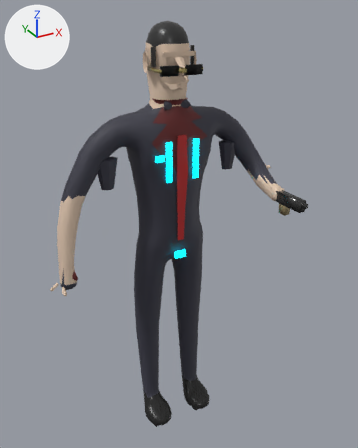
The glTF model client/characters/oyabaun_player.glb as it was, and as the next commit left it.
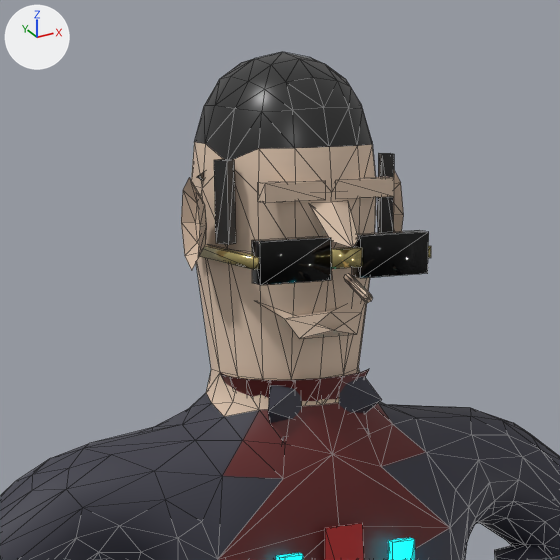
The first picture shows the older version from a 50 mm lens placed at (-0.922, -1.767, 1.881), pointed at (-0.021, -0.128, 1.061). The close-ups show the older and then the newer version on the part from 28% to 65% of the width and 2% to 32% of the height of that picture. Only the edits that show in the close-ups are written down. The lights are fixed; the arrows at upper left show +X, +Y and +Z. The close-ups show mesh edges as thin lines. Vertices at exactly the same position are counted once.

Names of what the first close-up shows: 'BossCharacter'.
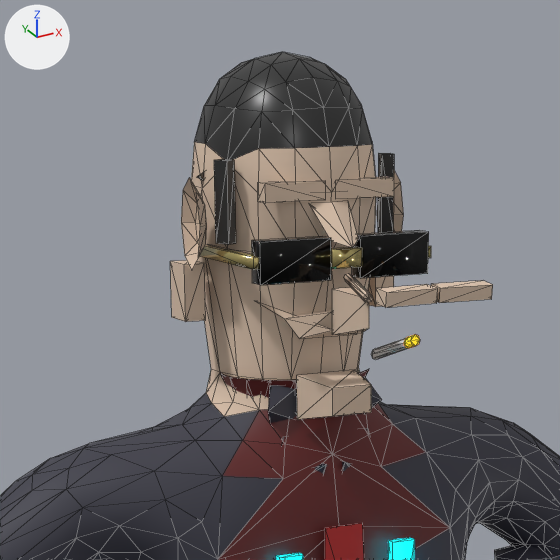
What differs and where, as boxes (x1, y1, x2, y2) in the close-ups (560 x 560 px):
part 1 of me_bosscharacter, added (beige)
    after: (170, 260, 205, 322)
part 2 of me_bosscharacter, added
    after: (368, 276, 394, 307)
part 3 of me_bosscharacter, added (beige)
    after: (375, 284, 438, 307)
part 4 of me_bosscharacter, added (beige)
    after: (431, 281, 493, 303)
part 5 of me_bosscharacter, added
    after: (371, 334, 420, 359)
part 6 of me_bosscharacter, added
    after: (297, 287, 371, 474)

Diff of the bpy script that builds the scene:
```diff
--- a/client/characters/oyabaun_player.glb.py
+++ b/client/characters/oyabaun_player.glb.py
@@ mat_boss_cigarette @@
+mat_boss_cigarette = principled_material('Boss_Cigarette')
+mat_boss_cigarette.base_color = (0.75, 0.75, 0.75)  # light grey #e1e1e1
@@ mat_boss_cigarettetip @@
+mat_boss_cigarettetip = principled_material('Boss_CigaretteTip')
+mat_boss_cigarettetip.base_color = (1.0, 0.4, 0.05)  # orange #ffaa3f
+mat_boss_cigarettetip.emission_color = (1.0, 0.3, 0.0)  # orange #ff9500
+mat_boss_cigarettetip.emission_strength = 2.0
@@ me_bosscharacter @@
 # used by ob_bosscharacter; location = (0.0, 0.0, 0.0)
-me_bosscharacter.from_pydata(...)  # 1761 vertices, 3106 faces; spans x -0.56..0.46, y -0.48..0.11, z 0.0..1.83
+me_bosscharacter.from_pydata(...)  # 1863 vertices, 3278 faces; spans x -0.56..0.46, y -0.48..0.11, z 0.0..1.83
+# me_bosscharacter part 1: a new loose piece, a box spanning x -0.11..-0.09, y -0.015..0.015, z 1.605..1.655, in mat_boss_skin (beige #ddc4ad)
+# me_bosscharacter part 2: a new loose piece, a box spanning x 0.09..0.11, y -0.015..0.015, z 1.605..1.655, in mat_boss_skin (beige #ddc4ad)
+# me_bosscharacter part 3: the loose piece of 8 vertices spanning x -0.01..0.01, y -0.12..-0.11, z 1.66..1.67 is copied, and the copy is scaled about its middle by (1.66, 1.59, 0.746), then moved by (-0.03, -0.15, -0.01), in mat_boss_skin (beige #ddc4ad); it spans x -0.05..0.0, y -0.28..-0.26, z 1.64..1.66
+# me_bosscharacter part 4: the loose piece of 8 vertices spanning x -0.01..0.01, y -0.12..-0.11, z 1.66..1.67 is copied, and the copy is scaled about its middle by (1.66, 1.59, 0.746), then moved by (0.03, -0.15, -0.01), in mat_boss_skin (beige #ddc4ad); it spans x 0.0..0.05, y -0.28..-0.26, z 1.64..1.66
+# me_bosscharacter part 5: a new loose piece of 24 vertices spanning x 0.03..0.04, y -0.19..-0.12, z 1.58..1.61
+# me_bosscharacter part 6
+# 38 vertices are added at x -0.28..0.28, y -0.16..-0.04, z 1.4..1.64
+# 8 new vertices lie (0.0, 0.08, 0.0) away from vertices in x -0.28..0.28, y -0.04, z 1.4..1.45
+# 48 new faces join them, mat_boss_suit (dark grey #383845)
+# 20 new faces join them, mat_boss_skin (beige #ddc4ad)
 me_bosscharacter.materials.append(mat_boss_neon)
@@ me_bosscharacter @@
 me_bosscharacter.materials.append(mat_boss_gungrip)
+me_bosscharacter.materials.append(mat_boss_cigarette)  # light grey #e1e1e1
+me_bosscharacter.materials.append(mat_boss_cigarettetip)  # orange #ffaa3f, glowing orange #ff9500
```
